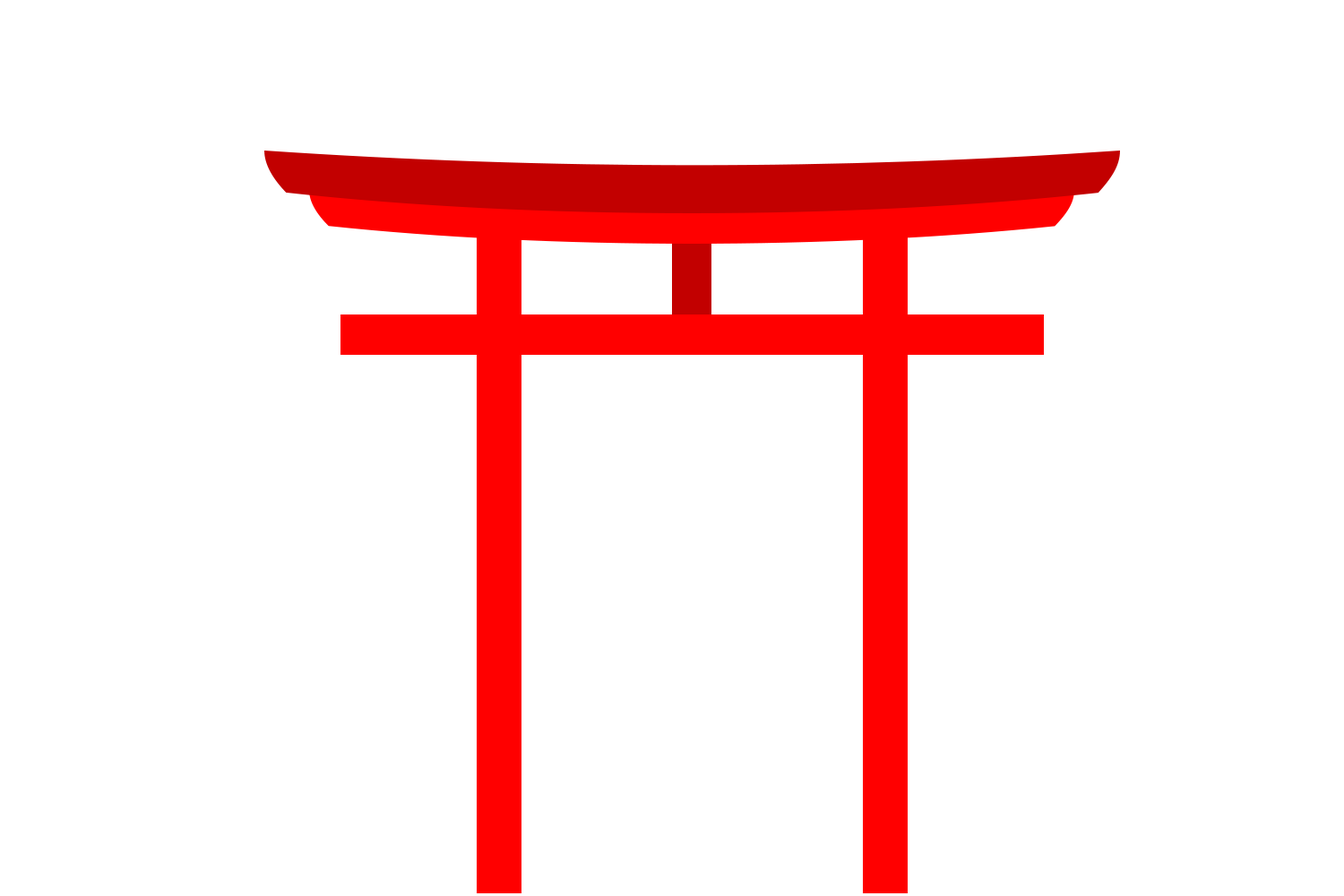
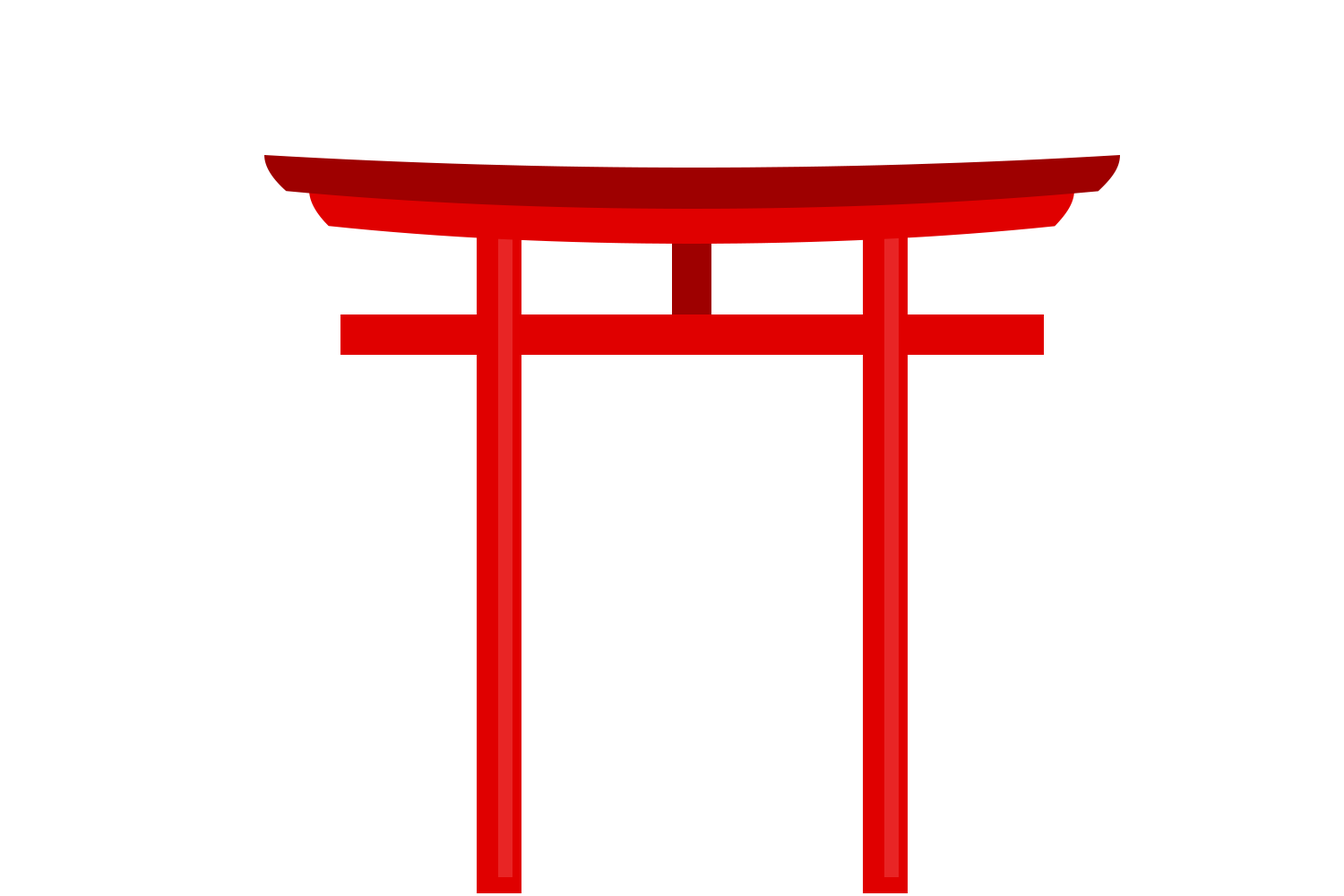
Layer changes from the first 1344×896 image to the second:
painted on "Rectangle 2 copy 2" over [264, 150, 1120, 214]
painted on "Rectangle 2 copy" over [309, 189, 1074, 244]
added layer "Rectangle 3 copy" (30%) above "Rectangle 3" over [497, 235, 513, 877]
added layer "Rectangle 3" (30%) above "Rectangle 1 copy" over [884, 235, 899, 877]
moved "Rectangle 1 copy" above "Rectangle 1", painted on it over [862, 231, 908, 893]
moved "Rectangle 1" above "Rectangle 2", painted on it over [476, 231, 522, 893]
painted on "Rectangle 2" over [340, 314, 1044, 355]
painted on "Rectangle 2 copy 3" over [671, 231, 712, 335]
